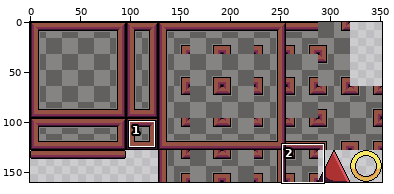
A sprite sheet gets an edit: images/room_tiles.png. Above: a wide view before the commit, with the close-up outlined.
Close-up. Old version:
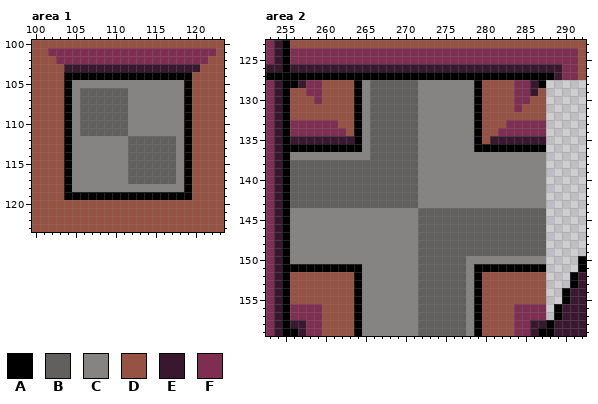
The file is 352x160 pixels. Shown: area 1: x 100..123, y 100..123; area 2: x 253..292, y 123..159. The commit also changed other parts of the picture, which this record leaves out.
Palette (. is transparent): A #000000  B #61605f  C #858483  D #965243  E #39182f  F #7e2f51
Pixels before, area 1, first column x 100:
100 DDDDDDDDDDDDDDDDDDDDDDDD
101 DDFFFFFFFFFFFFFFFFFFFFFD
102 DDDFFFFFFFFFFFFFFFFFFFDD
103 DDDDEEEEEEEEEEEEEEEEEDDD
104 DDDDAAAAAAAAAAAAAAAADDDD
105 DDDDACCCCCCCCCCCCCCADDDD
106 DDDDACBBBBBBCCCCCCCADDDD
107 DDDDACBBBBBBCCCCCCCADDDD
108 DDDDACBBBBBBCCCCCCCADDDD
109 DDDDACBBBBBBCCCCCCCADDDD
110 DDDDACBBBBBBCCCCCCCADDDD
111 DDDDACBBBBBBCCCCCCCADDDD
112 DDDDACCCCCCCBBBBBBCADDDD
113 DDDDACCCCCCCBBBBBBCADDDD
114 DDDDACCCCCCCBBBBBBCADDDD
115 DDDDACCCCCCCBBBBBBCADDDD
116 DDDDACCCCCCCBBBBBBCADDDD
117 DDDDACCCCCCCBBBBBBCADDDD
118 DDDDACCCCCCCCCCCCCCADDDD
119 DDDDAAAAAAAAAAAAAAAADDDD
120 DDDDDDDDDDDDDDDDDDDDDDDD
121 DDDDDDDDDDDDDDDDDDDDDDDD
122 DDDDDDDDDDDDDDDDDDDDDDDD
123 DDDDDDDDDDDDDDDDDDDDDDDD
Pixels before, area 2, first column x 253:
123 FEADDDDDDDDDDDDDDDDDDDDDDDDDDDDDDDDDDDDD
124 FEAFFFFFFFFFFFFFFFFFFFFFFFFFFFFFFFFFFFFD
125 FEAFFFFFFFFFFFFFFFFFFFFFFFFFFFFFFFFFFFFD
126 EEAEEEEEEEEEEEEEEEEEEEEEEEEEEEEEEEEEEFFD
127 AAAAAAAAAAAAAAAAAAAAAAAAAAAAAAAAAAAAEFFD
128 FEAAEFFDDDDACBBBBBBCCCCCCCADDDDFFEA.....
129 FEADDFFDDDDACBBBBBBCCCCCCCADDDDFFED.....
130 FEADDDFDDDDACBBBBBBCCCCCCCADDDDFFDD.....
131 FEADDDDDDDDACBBBBBBCCCCCCCADDDDFDDD.....
132 FEADDDDDDDDACBBBBBBCCCCCCCADDDDDDDD.....
133 FEAFFFFFFDDACBBBBBBCCCCCCCADDDFFFFF.....
134 FEAFFFFFFFDACBBBBBBCCCCCCCADDFFFFFF.....
135 FEAEEEEEEEEACBBBBBBCCCCCCCADEEEEEEE.....
136 FEAAAAAAAAAACBBBBBBCCCCCCCAAAAAAAAA.....
137 FEACCCCCCCCCCBBBBBBCCCCCCCCCCCCCCCC.....
138 FEABBBBBBBBBBBBBBBBCCCCCCCCCCCCCCCC.....
139 FEABBBBBBBBBBBBBBBBCCCCCCCCCCCCCCCC.....
140 FEABBBBBBBBBBBBBBBBCCCCCCCCCCCCCCCC.....
141 FEABBBBBBBBBBBBBBBBCCCCCCCCCCCCCCCC.....
142 FEABBBBBBBBBBBBBBBBCCCCCCCCCCCCCCCC.....
143 FEABBBBBBBBBBBBBBBBCCCCCCCCCCCCCCCC.....
144 FEACCCCCCCCCCCCCCCCBBBBBBBBBBBBBBBB.....
145 FEACCCCCCCCCCCCCCCCBBBBBBBBBBBBBBBB.....
146 FEACCCCCCCCCCCCCCCCBBBBBBBBBBBBBBBB.....
147 FEACCCCCCCCCCCCCCCCBBBBBBBBBBBBBBBB.....
148 FEACCCCCCCCCCCCCCCCBBBBBBBBBBBBBBBB.....
149 FEACCCCCCCCCCCCCCCCBBBBBBBBBBBBBBBB.....
150 FEACCCCCCCCCCCCCCCCBBBBBBCCCCCCCCCC....A
151 FEAAAAAAAAAACCCCCCCBBBBBBCAAAAAAAAA....A
152 FEADDDDDDDDACCCCCCCBBBBBBCADDDDDDDD...AE
153 FEADDDDDDDDACCCCCCCBBBBBBCADDDDDDDD...AE
154 FEADDDDDDDDACCCCCCCBBBBBBCADDDDDDDD..AEE
155 FEADDDDDDDDACCCCCCCBBBBBBCADDDDDDDD..AEE
156 FEAFFFFDDDDACCCCCCCBBBBBBCADDDDFFFF.AEEE
157 FEAFFFFDDDDACCCCCCCBBBBBBCADDDDFFFF.AEEE
158 FEAEEFFDDDDACCCCCCCBBBBBBCADDDDFFEEAEEEE
159 FEAAEFFDDDDACCCCCCCBBBBBBCADDDDFFEAAEEEE
The result:
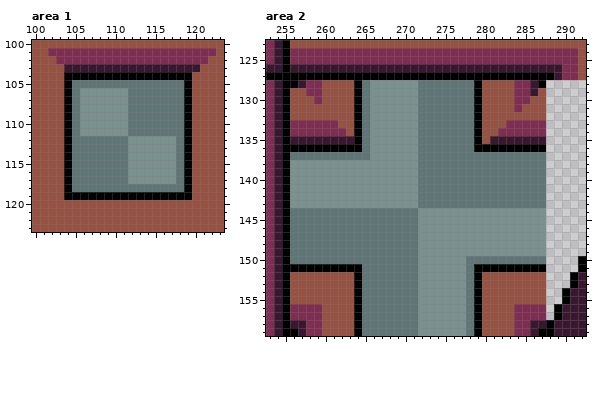
The exact change:
Colour B changes from #61605f to #7a918f.
Colour C changes from #858483 to #5f7576.
Boxes around the changes in both close-ups, in picture pixels (x1, y1, x2, y2):
changed: (72, 80, 184, 192)
changed: (290, 80, 546, 336)
